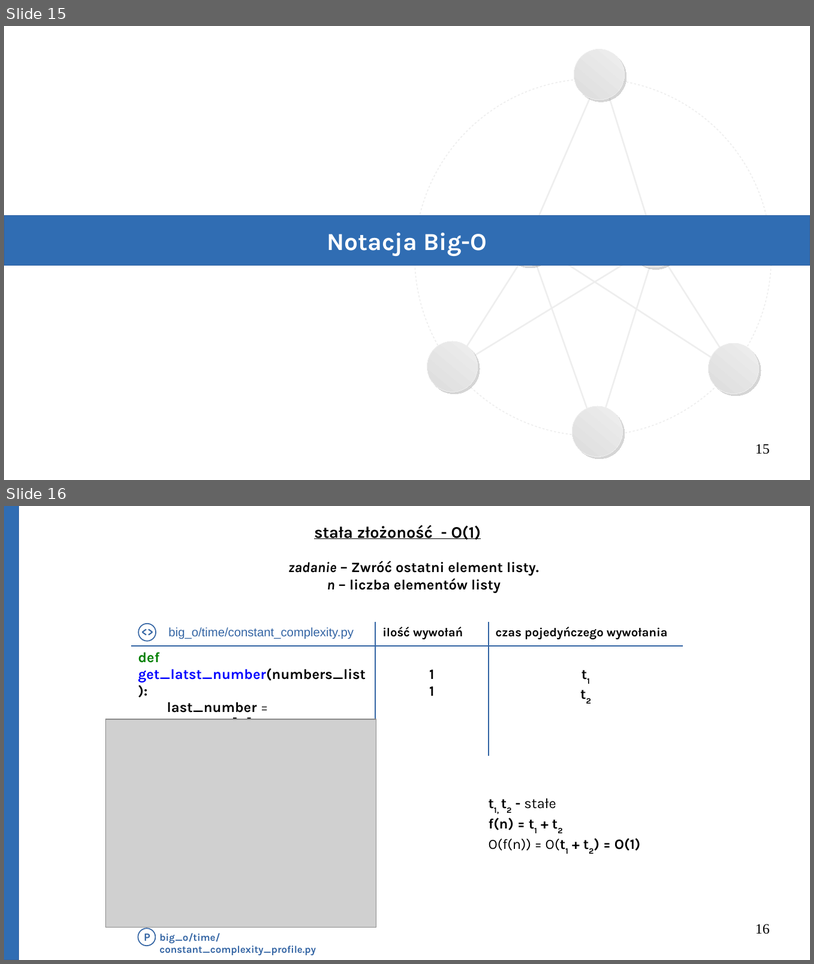
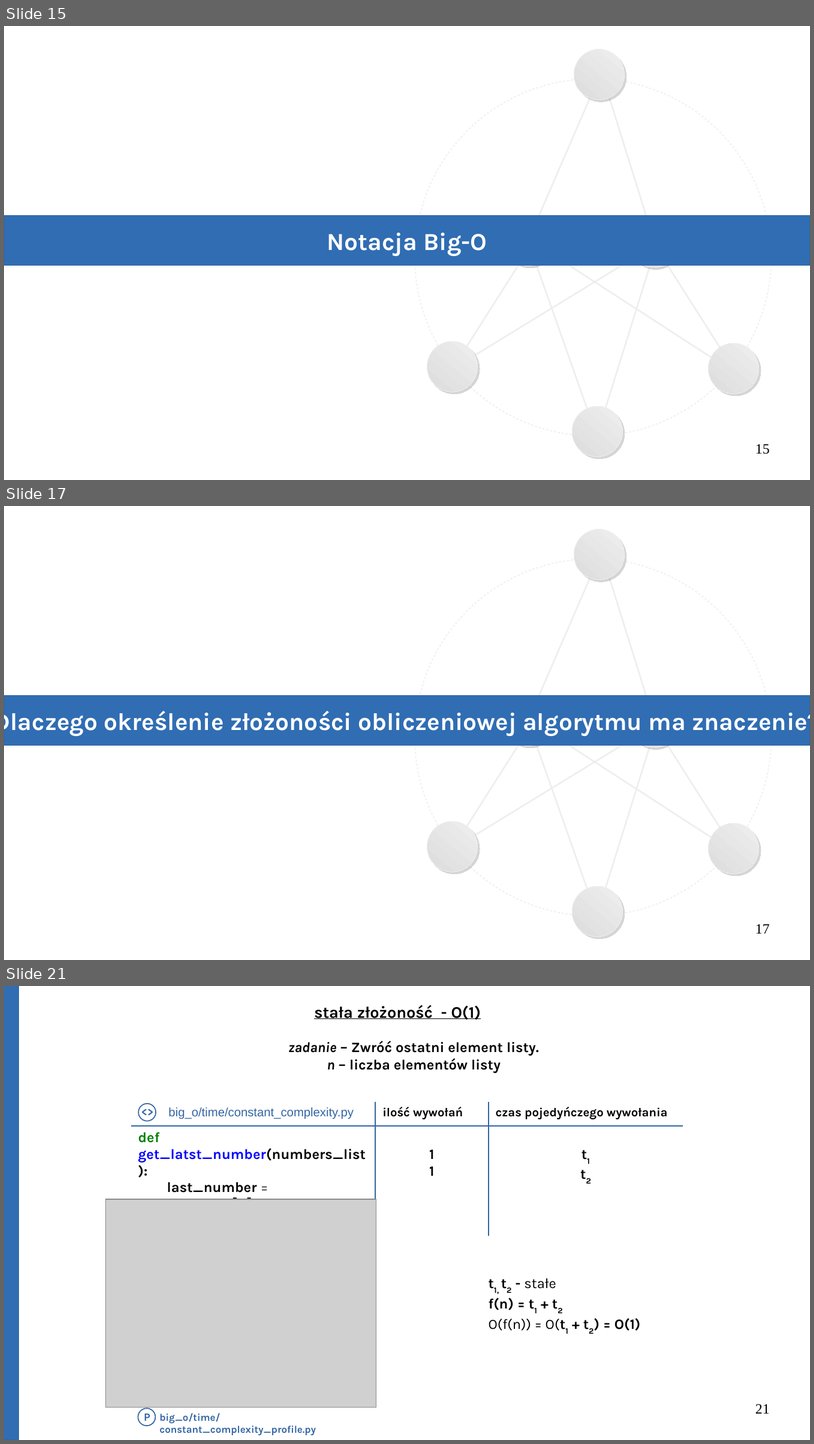
Before and after one commit to Michael-Wisniewski/algorithmic-workshop, a slide deck: gotowa.odp. Shown one above the other, each under a label of ours: slides 15 and 16 before the commit, slides 15, 17 and 21 after it; the slides between them are not shown. The pictures are 814x964 and 814x1444 pixels, drawn with LibreOffice and Linux fonts; fonts in the diff are those of the drawing; grey boxes stand for pictures. Boxes give left, top, right and bottom in pixels: in the first picture for what was removed or moved away, otherwise in the second. Text is boxed around its words. In the diff, an @@ line names an element or a change of style, - is before the commit and + after.

```diff
--- a/gotowa.odp
+++ b/gotowa.odp
@@ slide 17 added at bbox=[4, 506, 810, 960], background #FFFFFF @@
@@ group added at bbox=[415, 529, 773, 936]: 8 lines, 7 ellipses @@
@@ rectangle added at bbox=[4, 696, 810, 745], fill #306DB3, outline #3465A4 0 pt, 24 pt, text #FFFFFF, bold @@
+Dlaczego określenie złożoności obliczeniowej algorytmu ma znaczenie?
@@ page number added at bbox=[756, 924, 770, 933], 14 pt, text #000000 @@
+17
@@ what was slide 16 is now slide 21 @@
@@ page number at bbox=[756, 1404, 770, 1413]: text changed @@
-16
+21
```
Also in this commit, not shown: 4 slides changed, 8 other slides added, 1 other file.
